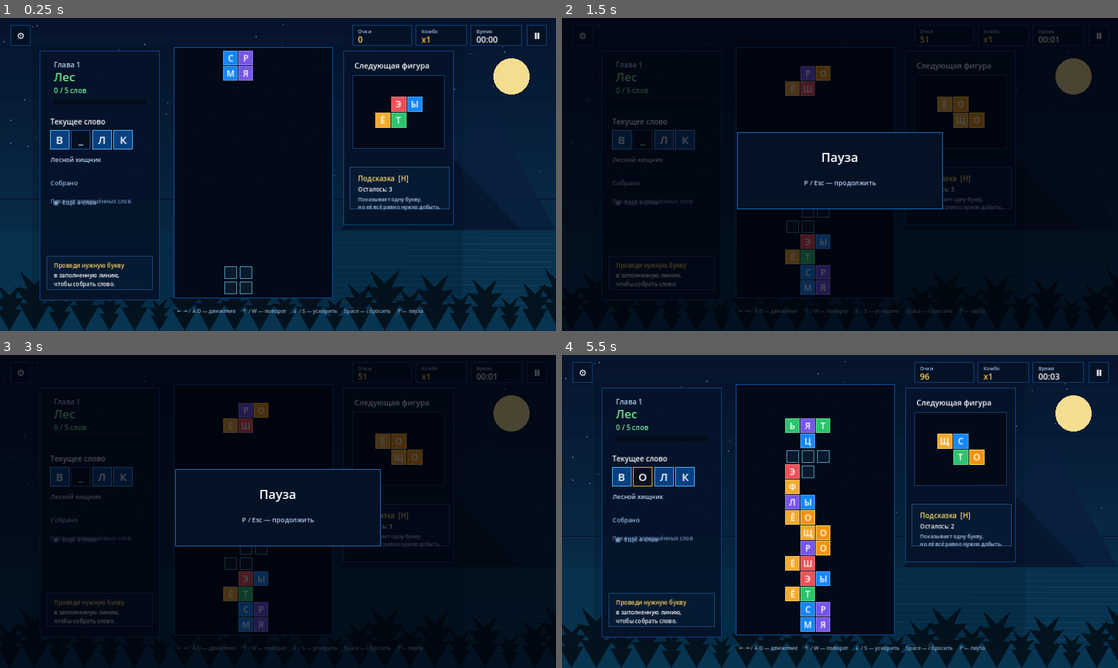
Above: before the commit, frames 1-4 (two rows, left to right).
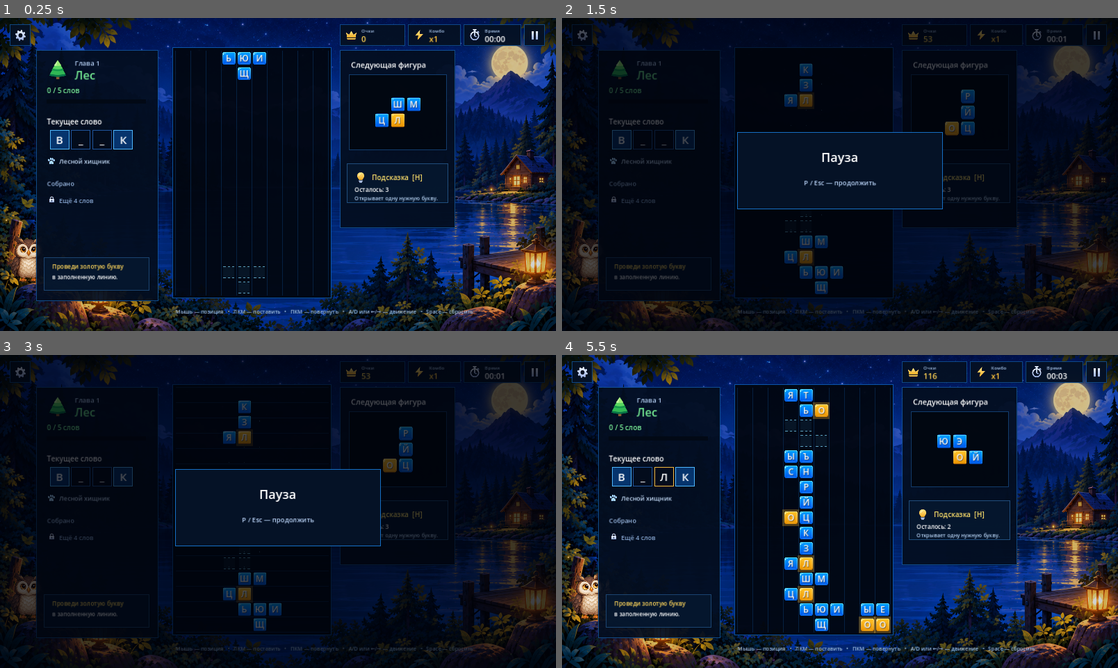
Above: after the commit, the same moments.

Repository: AndrewStartcev/word-bricks
Game: Godot game, scene res://main.tscn
Two runs of this game, one before a commit and one after it. Both use one fixed random seed, a clock stepped at 60 frames per second and the inputs below.
Inputs (mouse positions are in pixels of both pictures, inside the frame that each line leads up to):
- Up to frame 1 (0.25 s): no input
- Up to frame 2 (1.5 s): tap Enter at 0.5 s; move the mouse to (962, 158) at 0.52 s; hold Right 0.53-1.28 s; tap R at 0.6 s; click (962, 158) at 0.67 s; tap Space at 0.77, 1.25 s; move the mouse to (728, 190) at 1.27 s; hold Down from 1.28 s (still down); tap P at 1.35 s
- Up to frame 3 (3 s): tap Space at 1.52, 2.75 s; tap Enter at 2 s; move the mouse to (333, 442) at 2.02 s; release Down at 2.03 s; hold Right 2.03-2.78 s; tap H at 2.1 s; move the mouse to (250, 574) at 2.77 s; hold Up from 2.78 s (still down); tap R at 2.85 s; click (250, 574) at 2.92 s
- Up to frame 4 (5.5 s): tap Space at 3.02, 3.77, 4.25, 4.52 s; tap Enter at 3.5 s; move the mouse to (1006, 558) at 3.52 s; release Up at 3.53 s; hold Left 3.53-5.03 s; tap P at 3.6 s; move the mouse to (673, 464) at 4.27 s; tap H at 4.35 s; move the mouse to (867, 511) at 5.02 s; hold Down from 5.03 s (still down); tap R at 5.1 s; click (867, 511) at 5.17 s

The runs differ from the first frame. In frame 1, 43% of the frame differs, in the area x 0-100%, y 0-100%; in frame 2, 13%; in frame 3, 13%; in frame 4, 47%.

Commit message:
feat: switch main scene to integrated gameplay script

Diff:
--- a/godot/main.tscn
+++ b/godot/main.tscn
@@ -1,6 +1,6 @@
 [gd_scene load_steps=2 format=3]
 
-[ext_resource type="Script" path="res://scripts/main.gd" id="1_main"]
+[ext_resource type="Script" path="res://scripts/game.gd" id="1_game"]
 
 [node name="Main" type="Control"]
 layout_mode = 3
@@ -10,4 +10,4 @@
 grow_horizontal = 2
 grow_vertical = 2
 mouse_filter = 2
-script = ExtResource("1_main")
+script = ExtResource("1_game")
